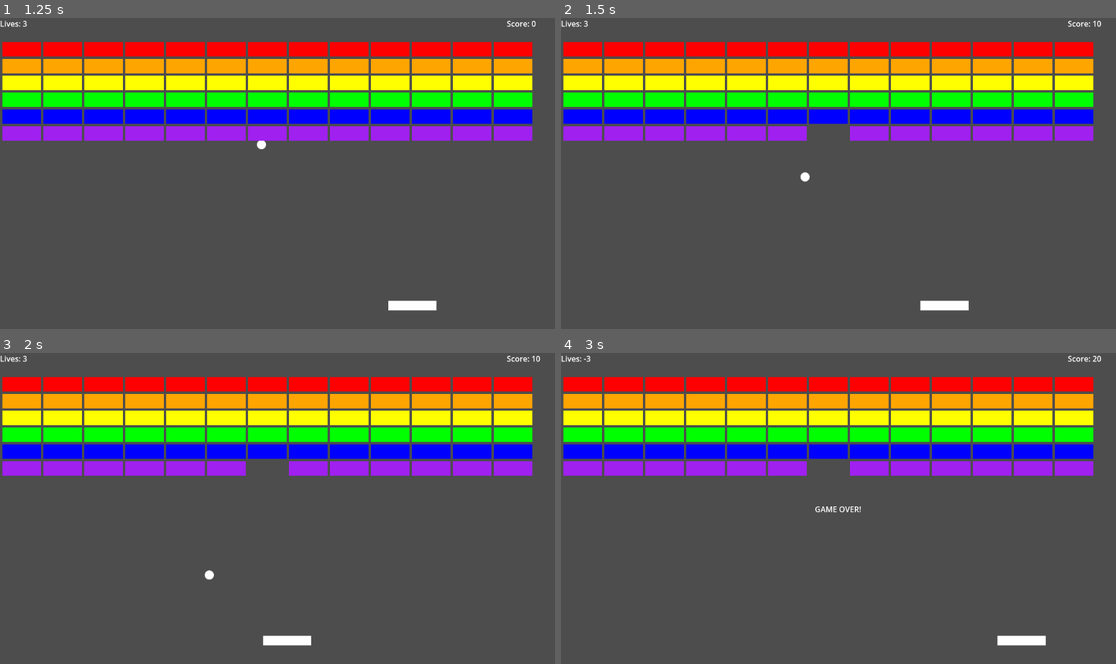
Above: before the commit, frames 1-4 (two rows, left to right).
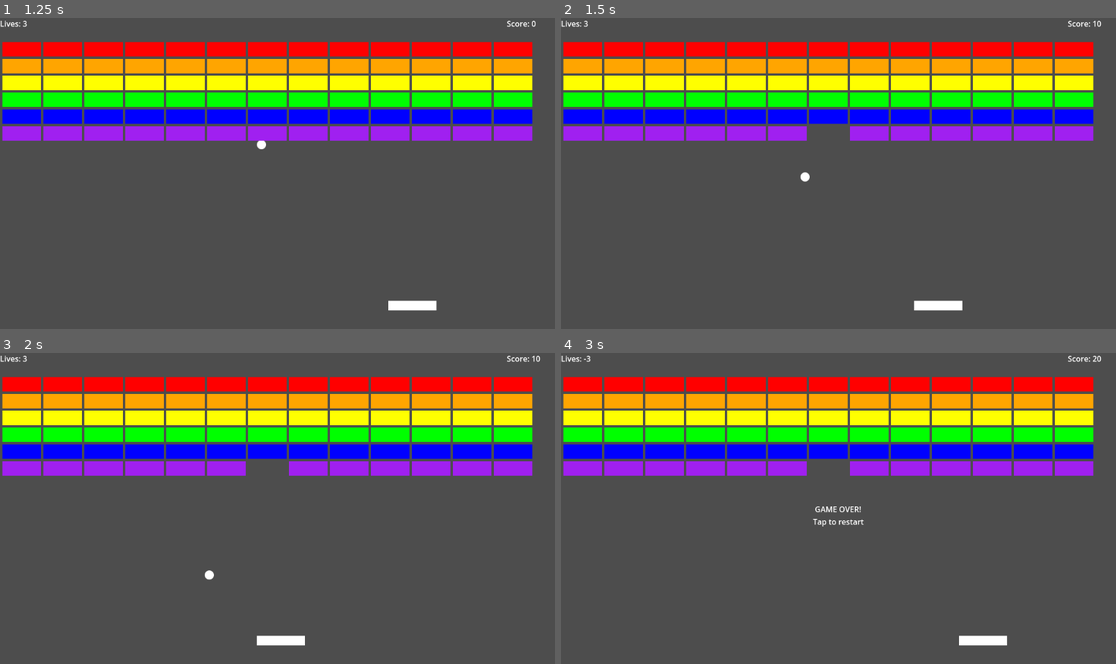
Above: after the commit, the same moments.

Repository: Jav1B/arkaclone
Game: Godot game, scene res://main.tscn
The game is run twice, just before and just after one commit, with the same random seed, the same clock (stepped at 60 frames per second) and the same inputs.
Inputs (mouse positions are in pixels of both pictures, inside the frame that each line leads up to):
- Up to frame 1 (1.25 s): tap Enter (ui_accept) at 0.5, 0.77, 0.8, 1.07 s; move the mouse to (399, 157) at 0.52 s; press the mouse at (399, 157) at 0.53 s; hold Right (ui_right) from 0.53 s (still down)
- Up to frame 2 (1.5 s): move the mouse to (727, 189) at 1.27 s; release Right (ui_right) at 1.28 s; release the mouse at (727, 189) at 1.28 s; hold Left (ui_left) from 1.28 s (still down); tap Enter (ui_accept) at 1.35 s
- Up to frame 3 (2 s): keep holding Left (ui_left); tap Enter (ui_accept) at 1.52, 1.82 s; click (166, 524) at 1.55 s
- Up to frame 4 (3 s): move the mouse to (894, 440) at 2.02 s; release Left (ui_left) at 2.03 s; press the mouse at (894, 440) at 2.03 s; hold Right (ui_right) from 2.03 s (still down); tap Enter (ui_accept) at 2.3 s; move the mouse to (810, 570) at 2.77 s; release the mouse at (810, 570) at 2.78 s; click (810, 570) at 2.85 s

Frame 1 is identical in both runs. In frame 2, less than 0.1% of the frame differs, in the area x 63-74%, y 90-95%; in frame 3, less than 0.1%; in frame 4, 0.6%, in the area x 45-88%, y 53-95%.

Commit message:
Add touch controls for mobile gameplay
- Added touch support for paddle movement (left/right screen halves)
- Added touch to restart functionality after game over
- Created 'click' input action for both mouse and touch events
- Updated game over messages to include tap instructions
- Updated README with touch control documentation
- Game now fully playable on mobile devices

🤖 Generated with [Claude Code](https://claude.ai/code)

Co-Authored-By: Claude <noreply@anthropic.com>

Diff:
--- a/main.gd
+++ b/main.gd
@@ -121,7 +121,7 @@
 	update_ui()
 
 	if lives <= 0:
-		game_over_label.text = "GAME OVER!"
+		game_over_label.text = "GAME OVER!\nTap to restart"
 		game_over_label.visible = true
 	else:
 		# Reset ball position
@@ -131,7 +131,7 @@
 		ball.start_ball()
 
 func game_won():
-	game_over_label.text = "YOU WIN!"
+	game_over_label.text = "YOU WIN!\nTap to restart"
 	game_over_label.visible = true
 
 func update_ui():
@@ -139,5 +139,5 @@
 	lives_label.text = "Lives: " + str(lives)
 
 func _input(event):
-	if event.is_action_pressed("ui_accept") and game_over_label.visible:
+	if (event.is_action_pressed("ui_accept") or event.is_action_pressed("click")) and game_over_label.visible:
 		get_tree().reload_current_scene()
--- a/paddle.gd
+++ b/paddle.gd
@@ -23,10 +23,20 @@
 func _physics_process(_delta):
 	velocity = Vector2.ZERO
 
+	# Handle keyboard input
 	if Input.is_action_pressed("ui_left"):
 		velocity.x = -speed
 	elif Input.is_action_pressed("ui_right"):
 		velocity.x = speed
+
+	# Handle touch/mouse input
+	if Input.is_action_pressed("click"):
+		var screen_size = get_viewport().get_visible_rect().size
+		var touch_pos = get_global_mouse_position()
+		if touch_pos.x < screen_size.x / 2:
+			velocity.x = -speed
+		else:
+			velocity.x = speed
 
 	move_and_slide()
 
--- a/project.godot
+++ b/project.godot
@@ -15,6 +15,13 @@
 config/features=PackedStringArray("4.4", "GL Compatibility")
 config/icon="res://icon.svg"
 
+[input]
+
+click={
+"deadzone": 0.5,
+"events": [Object(InputEventMouseButton,"resource_local_to_scene":false,"resource_name":"","device":-1,"window_id":0,"alt_pressed":false,"shift_pressed":false,"ctrl_pressed":false,"meta_pressed":false,"button_mask":1,"position":Vector2(0, 0),"global_position":Vector2(0, 0),"factor":1.0,"button_index":1,"canceled":false,"pressed":true,"double_click":false), Object(InputEventScreenTouch,"resource_local_to_scene":false,"resource_name":"","device":-1,"window_id":0,"position":Vector2(0, 0),"pressed":true,"index":0)]
+}
+
 [dotnet]
 
 project/assembly_name="New Game Project"
Not shown, changed: .claude/settings.local.json
Not shown, changed: README.md
